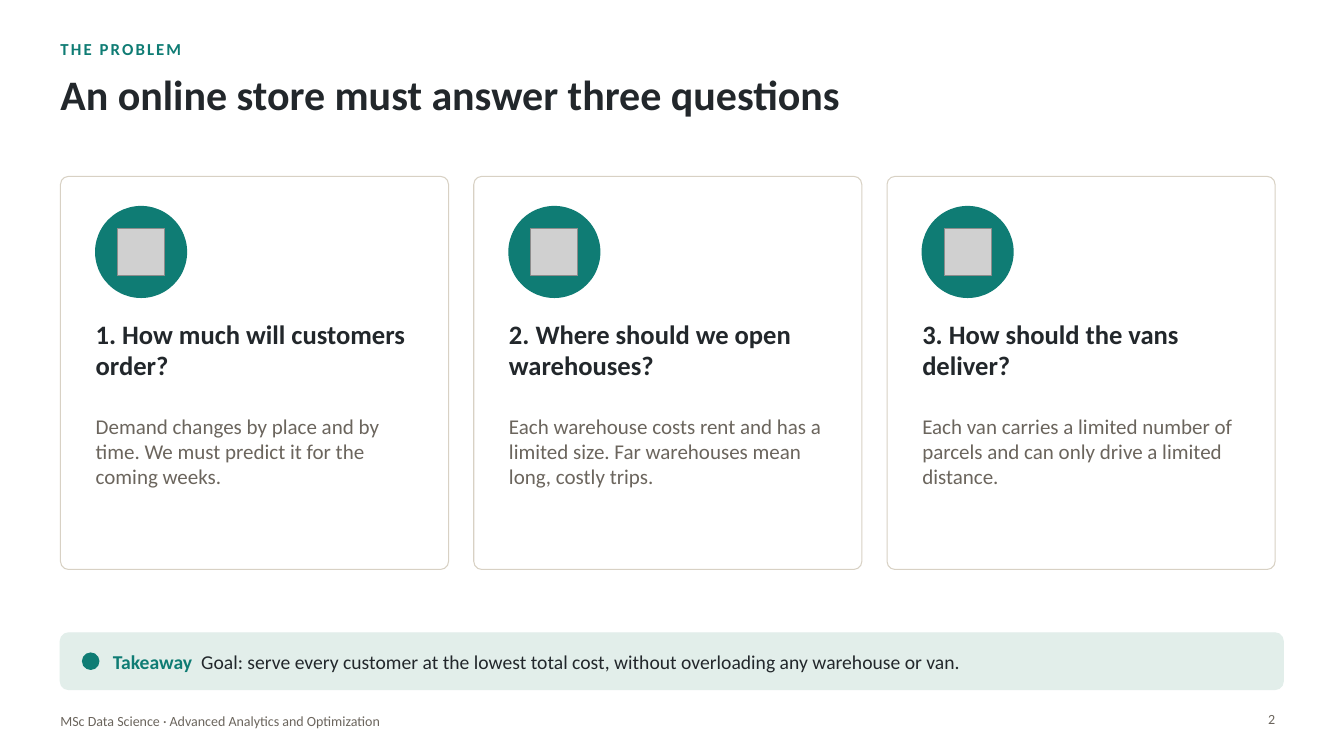
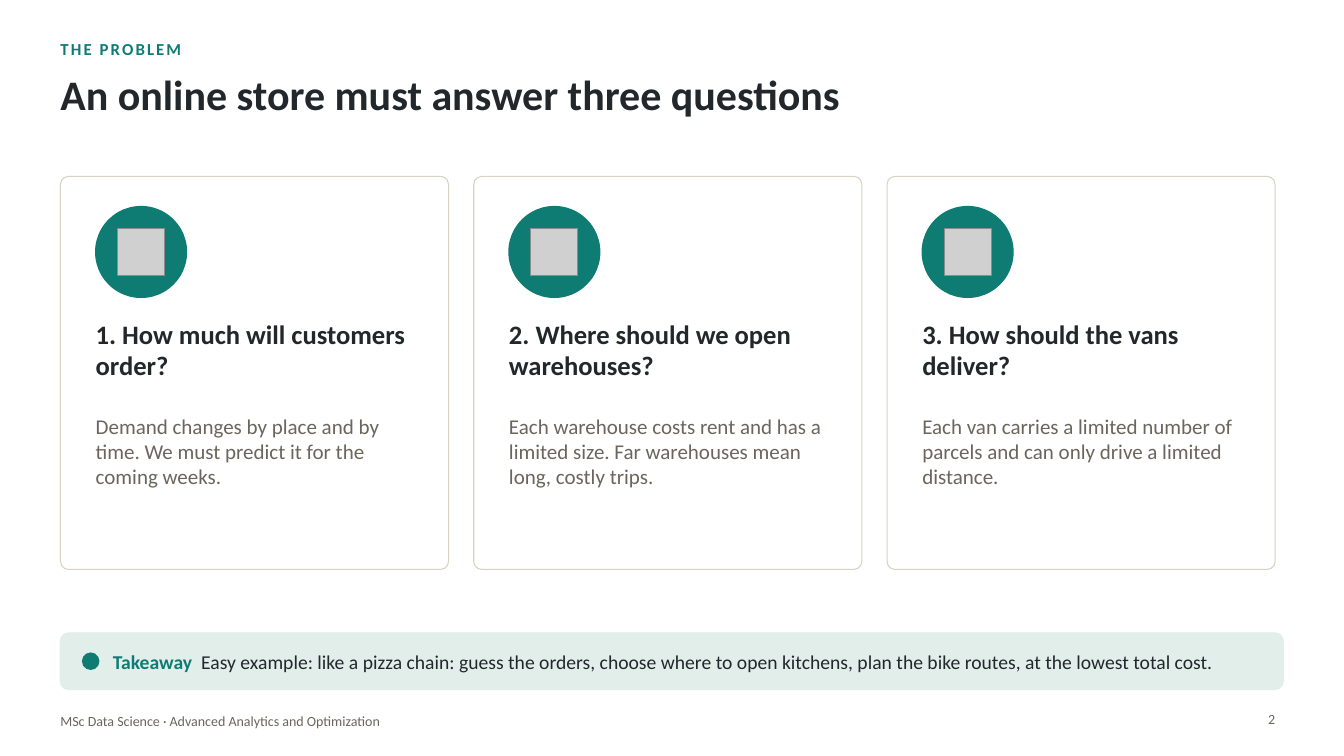
Before and after one commit to cmsoftx/Optimization, a slide deck: slide 2 of presentation/Ecommerce_Optimization_Easy_Presentation.pptx. Drawn at 1344x756 pixels with LibreOffice and Linux fonts; fonts in the diff are those of the drawing; grey boxes stand for pictures; background and template pictures are left out. Boxes give left, top, right and bottom in pixels: in the first picture for what was removed or moved away, otherwise in the second. Text is boxed around its words. In the diff, an @@ line names an element or a change of style, - is before the commit and + after.

```diff
--- a/presentation/Ecommerce_Optimization_Easy_Presentation.pptx
+++ b/presentation/Ecommerce_Optimization_Easy_Presentation.pptx
@@ text at bbox=[113, 655, 1212, 673]: text changed @@
-Takeaway Goal: serve every customer at the lowest total cost, without overloading any warehouse or van.
+Takeaway Easy example: like a pizza chain: guess the orders, choose where to open kitchens, plan the bike routes, at the lowest total cost.
```
Also in this commit, not shown: 5 other slides changed, 1 slide added, 9 slides removed, 2 other files.
